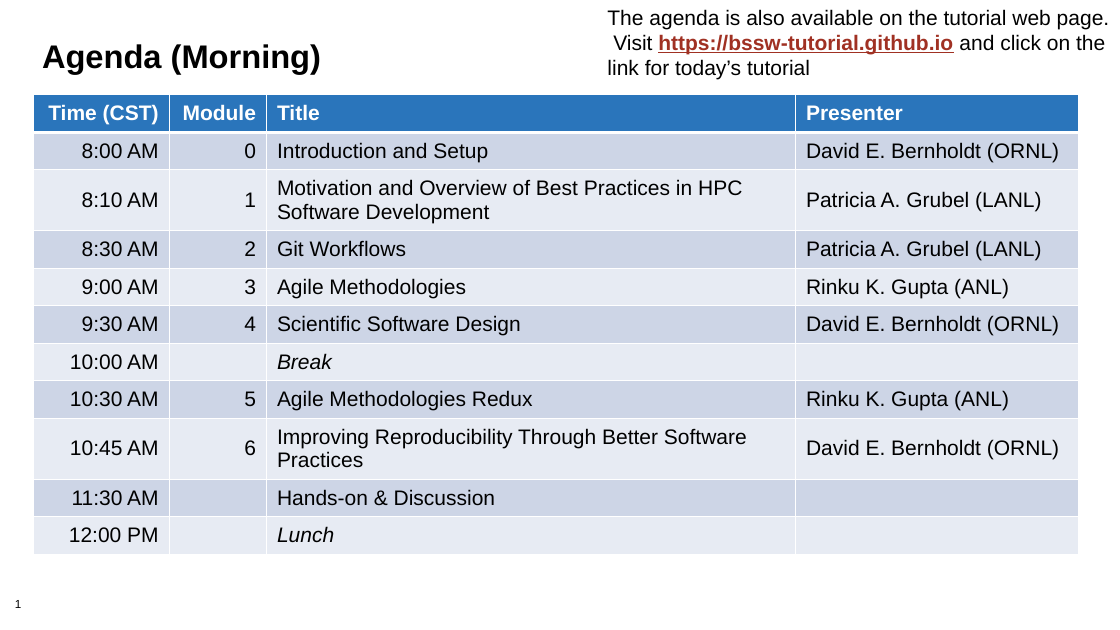
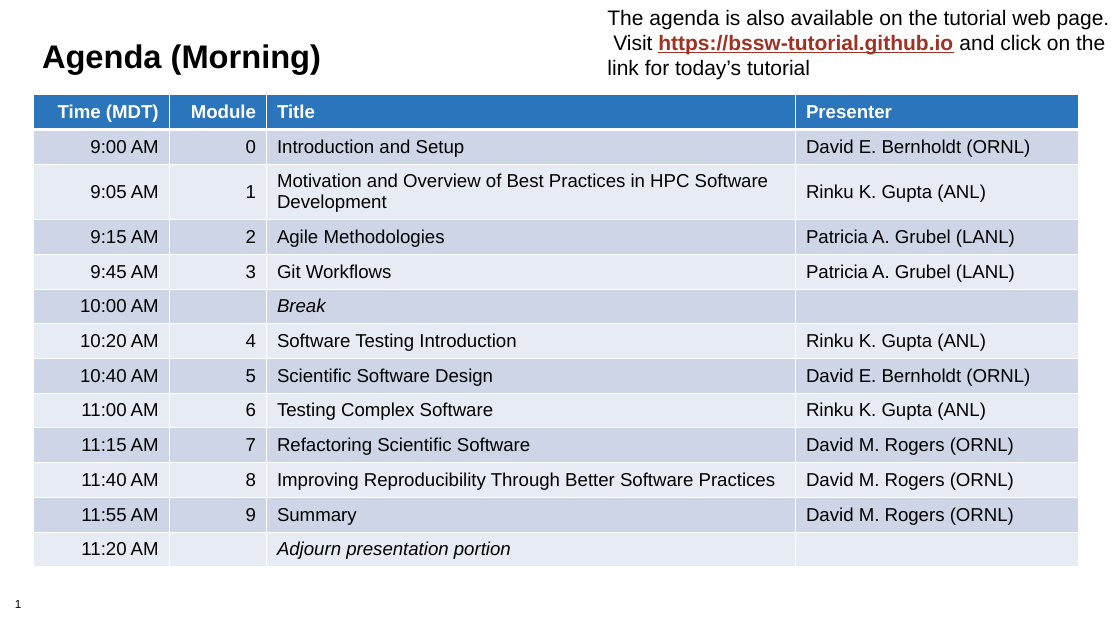
Before and after one commit to bssw-tutorial/presentations, a slide deck: slide 1 of agenda-master.pptx. Drawn at 1120x630 pixels with LibreOffice and Linux fonts; fonts in the diff are those of the drawing; background and template pictures are left out. Boxes give left, top, right and bottom in pixels: in the first picture for what was removed or moved away, otherwise in the second. Text is boxed around its words. In the diff, an @@ line names an element or a change of style, - is before the commit and + after.

Commit message:
Agenda and citation for ISS tutorial

```diff
--- a/agenda-master.pptx
+++ b/agenda-master.pptx
@@ table at (x1=34, y1=95, x2=1079, y2=591) @@
-row 1: Time (CST) | Module | Title | Presenter
-row 2: 8:00 AM | 0 | Introduction and Setup | David E. Bernholdt (ORNL)
-row 3: 8:10 AM | 1 | Motivation and Overview of Best Practices in HPC Software Development | Patricia A. Grubel (LANL)
-row 4: 8:30 AM | 2 | Git Workflows | Patricia A. Grubel (LANL)
-row 5: 9:00 AM | 3 | Agile Methodologies | Rinku K. Gupta (ANL)
-row 6: 9:30 AM | 4 | Scientific Software Design | David E. Bernholdt (ORNL)
+row 1: Time (MDT) | Module | Title | Presenter
+row 2: 9:00 AM | 0 | Introduction and Setup | David E. Bernholdt (ORNL)
+row 3: 9:05 AM | 1 | Motivation and Overview of Best Practices in HPC Software Development | Rinku K. Gupta (ANL)
+row 4: 9:15 AM | 2 | Agile Methodologies | Patricia A. Grubel (LANL)
+row 5: 9:45 AM | 3 | Git Workflows | Patricia A. Grubel (LANL)
-row 8: 10:30 AM | 5 | Agile Methodologies Redux | Rinku K. Gupta (ANL)
-row 9: 10:45 AM | 6 | Improving Reproducibility Through Better Software Practices | David E. Bernholdt (ORNL)
-row 10: 11:30 AM |  | Hands-on & Discussion | 
-row 11: 12:00 PM |  | Lunch | 
+row 7: 10:20 AM | 4 | Software Testing Introduction | Rinku K. Gupta (ANL)
+row 8: 10:40 AM | 5 | Scientific Software Design | David E. Bernholdt (ORNL)
+row 9: 11:00 AM | 6 | Testing Complex Software | Rinku K. Gupta (ANL)
+row 10: 11:15 AM | 7 | Refactoring Scientific Software | David M. Rogers (ORNL)
+row 11: 11:40 AM | 8 | Improving Reproducibility Through Better Software Practices | David M. Rogers (ORNL)
+row 12: 11:55 AM | 9 | Summary | David M. Rogers (ORNL)
+row 13: 11:20 AM |  | Adjourn presentation portion | 
```
Also in this commit, not shown: 1 other slide changed, 1 other file.
